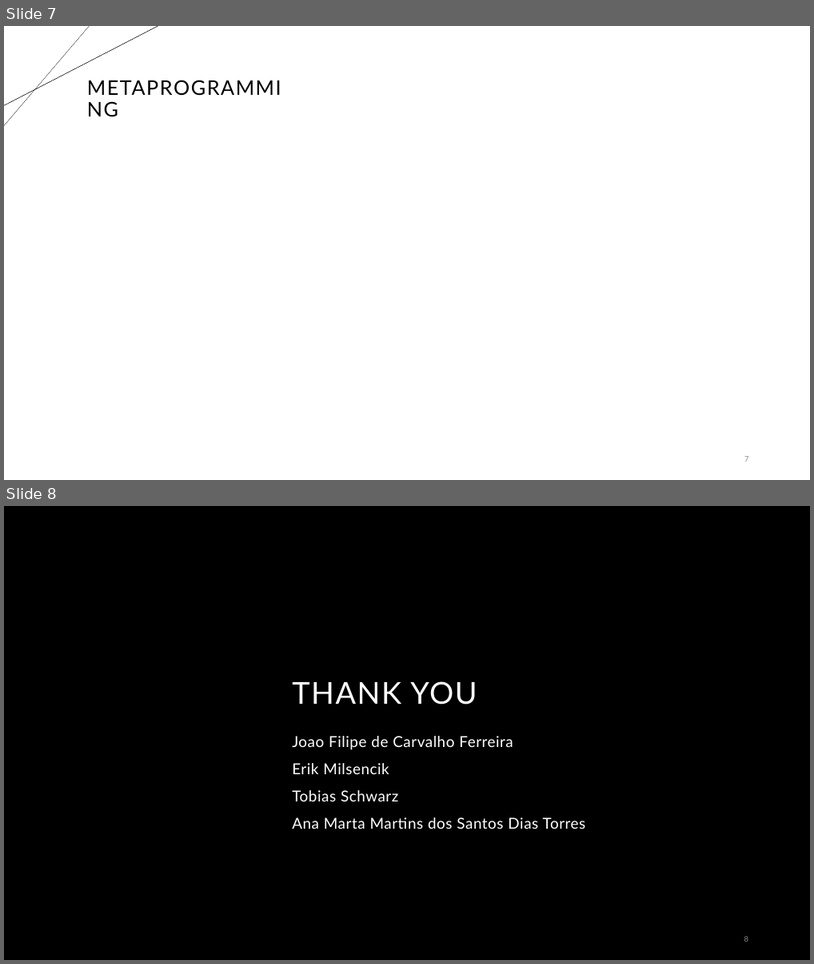
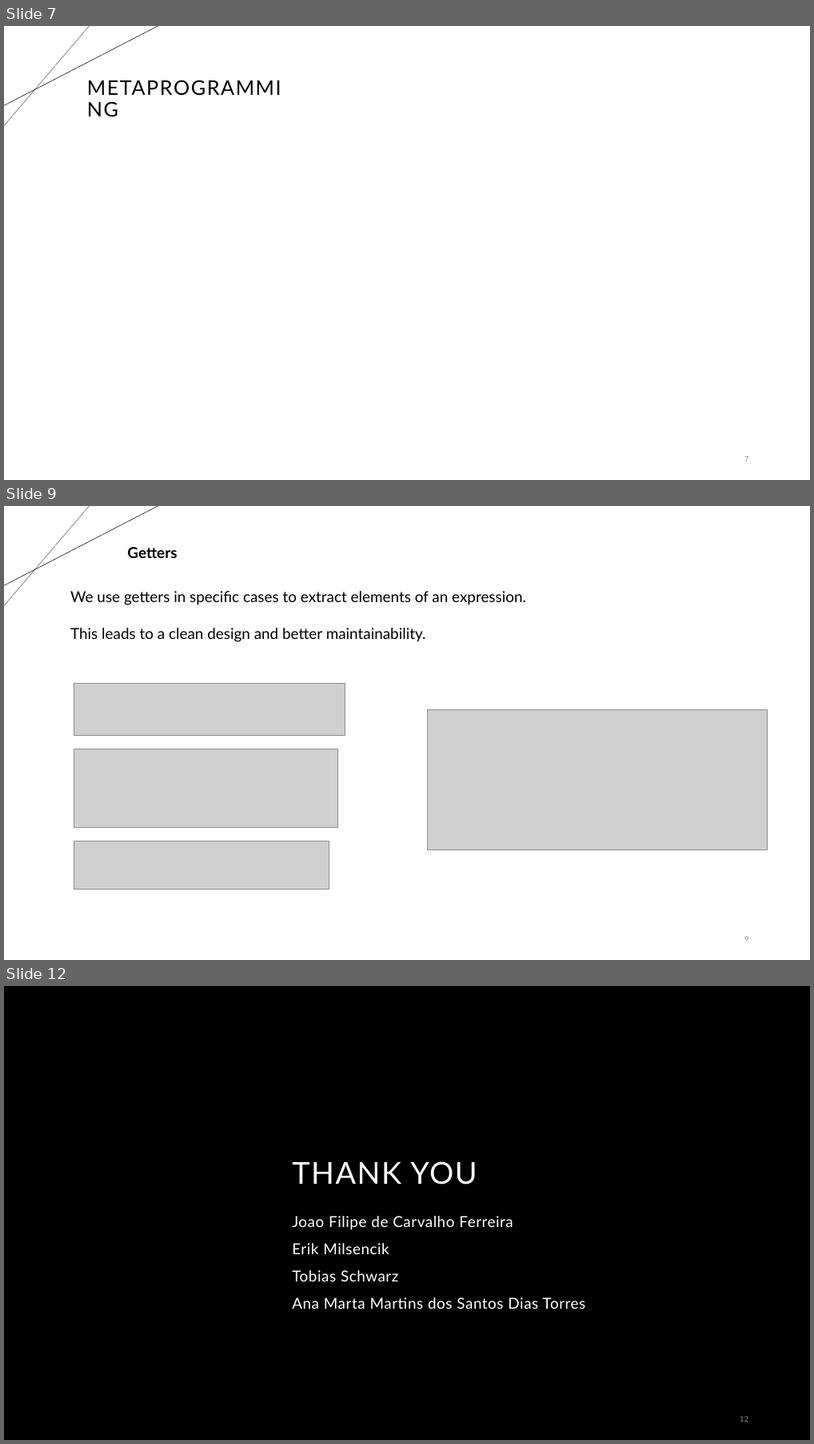
Before and after one commit to ErikMisencik/PaVa_Project, a slide deck: 2024-03-08-Presentation.pptx. Shown one above the other, each under a label of ours: slides 7 and 8 before the commit, slides 7, 9 and 12 after it; the slides between them are not shown. The pictures are 814x964 and 814x1444 pixels, drawn with LibreOffice and Linux fonts; fonts in the diff are those of the drawing; grey boxes stand for pictures; background and template pictures are left out. Boxes give left, top, right and bottom in pixels: in the first picture for what was removed or moved away, otherwise in the second. Text is boxed around its words. In the diff, an @@ line names an element or a change of style, - is before the commit and + after.

```diff
--- a/2024-03-08-Presentation.pptx
+++ b/2024-03-08-Presentation.pptx
@@ slide 9 added at <box>4,506,810,960</box>, background #FFFFFF; not listed: 2 template elements that a slide beside it also shows @@
@@ text added at <box>127,547,177,558</box>, 18 pt, text #000000, bold @@
+Getters
@@ text added at <box>70,591,526,642</box>, 18 pt, text #000000 @@
+We use getters in specific cases to extract elements of an expression.
+This leads to a clean design and better maintainability.
@@ picture added at <box>74,684,345,736</box> @@
@@ picture added at <box>427,709,768,850</box> @@
@@ picture added at <box>74,749,338,828</box> @@
@@ picture added at <box>74,840,329,888</box> @@
@@ page number added at <box>745,936,749,941</box>, 9 pt, text #8C8C8C @@
+9
@@ what was slide 8 is now slide 12 @@
@@ page number at <box>740,1416,749,1421</box>: text changed @@
-8
+12
```
Also in this commit, not shown: 4 slides changed, 3 other slides added, 1 other file.
